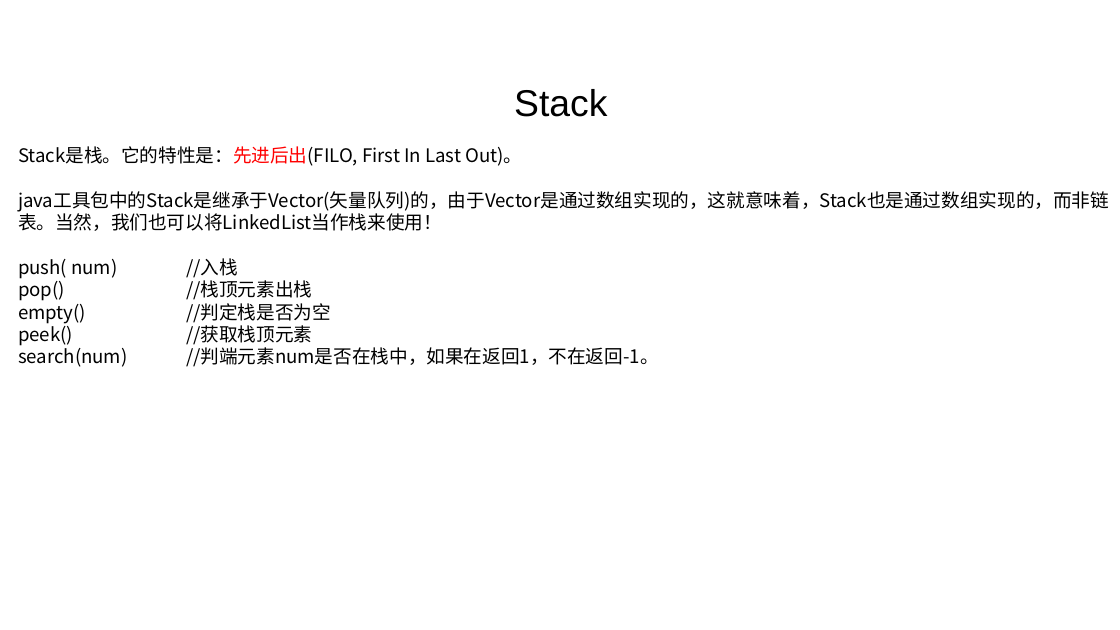
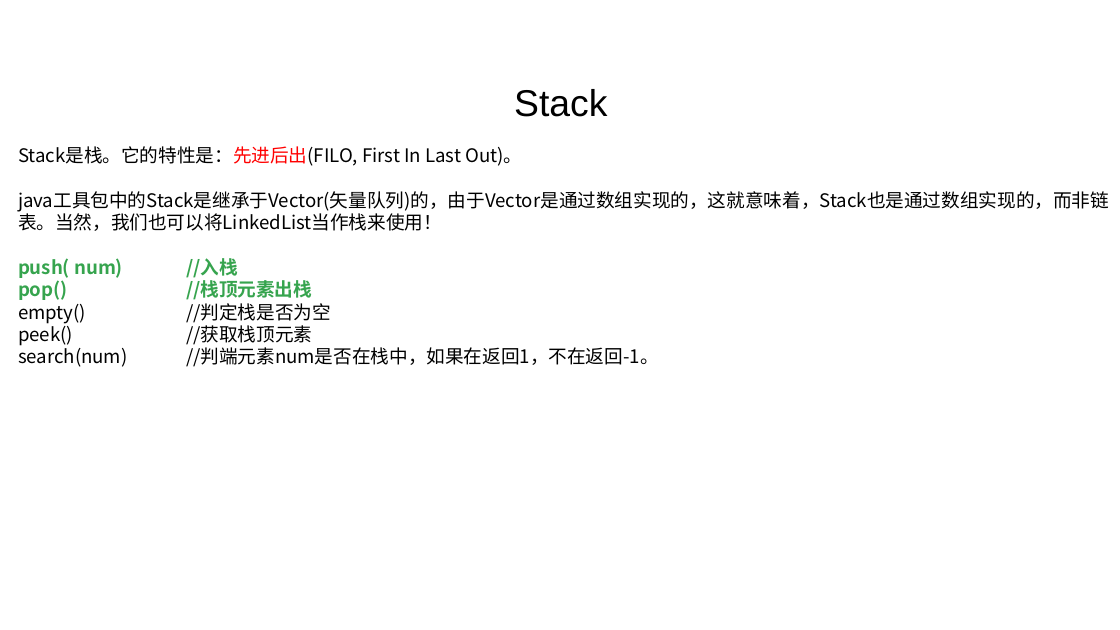
Before and after one commit to linkknown/PPT, a slide deck: slide 30 of 基础PPT/第7章：Java集合操作.pptx. Drawn at 1120x630 pixels with LibreOffice and Linux fonts; fonts in the diff are those of the drawing; background and template pictures are left out. Boxes give left, top, right and bottom in pixels: in the first picture for what was removed or moved away, otherwise in the second. Text is boxed around its words. In the diff, an @@ line names an element or a change of style, - is before the commit and + after.

```diff
--- a/基础PPT/第7章：Java集合操作.pptx
+++ b/基础PPT/第7章：Java集合操作.pptx
@@ text at (18,258,312,300): text colour #000000 to #36A44E, bold on in "push( num) //入栈", "pop() //栈顶元素出栈" @@
```
Also in this commit, not shown: 3 other slides changed, 1 other file.
